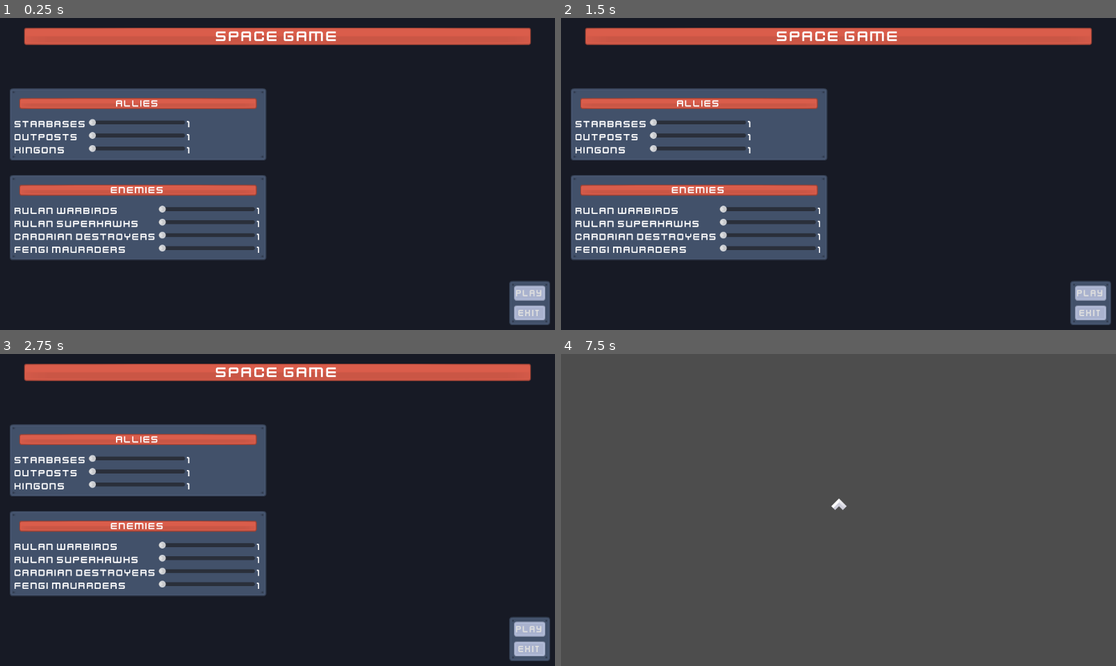
Above: before the commit, frames 1-4 (two rows, left to right).
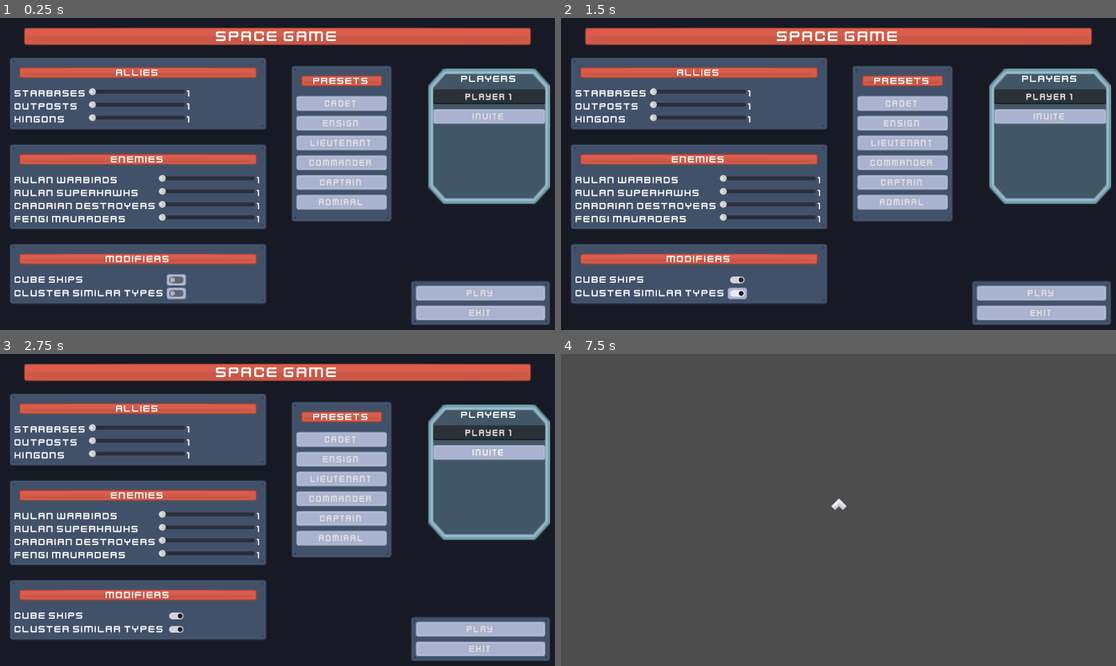
Above: after the commit, the same moments.

Repository: frameDoubt/space-game
Game: Godot game, scene res://Menu/menu.tscn
Two runs of this game, one before a commit and one after it. Both use one fixed random seed, a clock stepped at 60 frames per second and the inputs below.
Inputs (mouse positions are in pixels of both pictures, inside the frame that each line leads up to):
- Up to frame 1 (0.25 s): no input
- Up to frame 2 (1.5 s): click (738, 280) at 0.52 s; click (738, 292) at 1.27 s
- Up to frame 3 (2.75 s): click (488, 453) at 2 s, where only the run after the commit has a clickable "Invite"
- Up to frame 4 (7.5 s): click (905, 438) at 2.75 s, where only the run after the commit has a clickable "Cadet"; click (905, 460) at 3.5 s, where only the run after the commit has a clickable "Ensign"; click (905, 478) at 4.25 s, where only the run after the commit has a clickable "Lieutenant"; click (905, 497) at 5 s, where only the run after the commit has a clickable "Commander"; click (905, 519) at 5.75 s, where only the run after the commit has a clickable "Captain"; click (905, 538) at 6.5 s, where only the run after the commit has a clickable "Admiral"; click "Play" at 7.25 s

The runs differ from the first frame. In frame 1, 47% of the frame differs, in the area x 1-100%, y 12-99%; in frame 2, 47%; in frame 3, 47%; in frame 4, nothing differs.

Commit message:
Layout Complete
Completed prototype layout. Work on function and saving information from settings.

Diff:
--- a/Menu/menu.tscn
+++ b/Menu/menu.tscn
@@ -1,9 +1,10 @@
-[gd_scene load_steps=5 format=3 uid="uid://b3uitstltpu55"]
+[gd_scene load_steps=6 format=3 uid="uid://b3uitstltpu55"]
 
 [ext_resource type="Script" path="res://Menu/menu.gd" id="1_dv6wc"]
 [ext_resource type="Theme" uid="uid://bq33ra5ym6daa" path="res://Menu/menu_theme.tres" id="1_jnhiu"]
 [ext_resource type="Texture2D" uid="uid://cm4ne3afi52pl" path="res://Menu/UI_Sprites/squareWhite.png" id="3_woq01"]
 [ext_resource type="Texture2D" uid="uid://bjv12gok74n8p" path="res://Menu/UI_Sprites/metalPanel.png" id="4_ln66y"]
+[ext_resource type="Texture2D" uid="uid://dxwnv3ugdxrkl" path="res://Menu/UI_Sprites/glassPanel_corners.png" id="5_mu71x"]
 
 [node name="Menu" type="Control"]
 layout_mode = 3
@@ -56,8 +57,8 @@
 anchor_top = 1.0
 anchor_right = 1.0
 anchor_bottom = 1.0
-offset_left = -85.0
-offset_top = -92.0
+offset_left = -309.0
+offset_top = -112.0
 grow_horizontal = 0
 grow_vertical = 0
 
@@ -86,13 +87,12 @@
 
 [node name="SettingsMarginContainer" type="MarginContainer" parent="."]
 layout_mode = 1
-anchors_preset = 4
-anchor_top = 0.5
-anchor_bottom = 0.5
-offset_top = -10.0
-offset_right = 20.0
-offset_bottom = 10.0
-grow_vertical = 2
+anchors_preset = 2
+anchor_top = 1.0
+anchor_bottom = 1.0
+offset_top = -586.0
+offset_right = 573.0
+grow_vertical = 0
 
 [node name="VBoxContainer" type="VBoxContainer" parent="SettingsMarginContainer"]
 layout_mode = 2
@@ -266,5 +266,169 @@
 layout_mode = 2
 text = "1"
 
+[node name="EnemiesMarginContainer3" type="MarginContainer" parent="SettingsMarginContainer/VBoxContainer"]
+layout_mode = 2
+
+[node name="NinePatchRect" type="NinePatchRect" parent="SettingsMarginContainer/VBoxContainer/EnemiesMarginContainer3"]
+modulate = Color(0.309804, 0.364706, 0.458824, 1)
+layout_mode = 2
+texture = ExtResource("4_ln66y")
+patch_margin_left = 10
+patch_margin_top = 10
+patch_margin_right = 10
+patch_margin_bottom = 10
+
+[node name="MarginContainer" type="MarginContainer" parent="SettingsMarginContainer/VBoxContainer/EnemiesMarginContainer3"]
+layout_mode = 2
+
+[node name="VBoxContainer" type="VBoxContainer" parent="SettingsMarginContainer/VBoxContainer/EnemiesMarginContainer3/MarginContainer"]
+layout_mode = 2
+
+[node name="MarginContainer" type="MarginContainer" parent="SettingsMarginContainer/VBoxContainer/EnemiesMarginContainer3/MarginContainer/VBoxContainer"]
+layout_mode = 2
+
+[node name="NinePatchRect" type="NinePatchRect" parent="SettingsMarginContainer/VBoxContainer/EnemiesMarginContainer3/MarginContainer/VBoxContainer/MarginContainer"]
+modulate = Color(0.854902, 0.364706, 0.294118, 1)
+layout_mode = 2
+texture = ExtResource("3_woq01")
+patch_margin_left = 4
+patch_margin_top = 4
+patch_margin_right = 4
+patch_margin_bottom = 4
+
+[node name="Label" type="Label" parent="SettingsMarginContainer/VBoxContainer/EnemiesMarginContainer3/MarginContainer/VBoxContainer/MarginContainer"]
+layout_mode = 2
+text = "Modifiers"
+horizontal_alignment = 1
+
+[node name="GridContainer" type="GridContainer" parent="SettingsMarginContainer/VBoxContainer/EnemiesMarginContainer3/MarginContainer/VBoxContainer"]
+layout_mode = 2
+columns = 2
+
+[node name="Label" type="Label" parent="SettingsMarginContainer/VBoxContainer/EnemiesMarginContainer3/MarginContainer/VBoxContainer/GridContainer"]
+layout_mode = 2
+text = "Cube Ships"
+
+[node name="CheckButton" type="CheckButton" parent="SettingsMarginContainer/VBoxContainer/EnemiesMarginContainer3/MarginContainer/VBoxContainer/GridContainer"]
+layout_mode = 2
+
+[node name="Label2" type="Label" parent="SettingsMarginContainer/VBoxContainer/EnemiesMarginContainer3/MarginContainer/VBoxContainer/GridContainer"]
+layout_mode = 2
+text = "Cluster Similar Types"
+
+[node name="CheckButton2" type="CheckButton" parent="SettingsMarginContainer/VBoxContainer/EnemiesMarginContainer3/MarginContainer/VBoxContainer/GridContainer"]
+layout_mode = 2
+
+[node name="PlayersMarginContainer" type="MarginContainer" parent="."]
+layout_mode = 1
+anchors_preset = 6
+anchor_left = 1.0
+anchor_top = 0.5
+anchor_right = 1.0
+anchor_bottom = 0.5
+offset_left = -273.0
+offset_top = -229.0
+offset_bottom = 72.0
+grow_horizontal = 0
+grow_vertical = 2
+
+[node name="NinePatchRect" type="NinePatchRect" parent="PlayersMarginContainer"]
+layout_mode = 2
+texture = ExtResource("5_mu71x")
+
+[node name="MarginContainer" type="MarginContainer" parent="PlayersMarginContainer"]
+layout_mode = 2
+
+[node name="VBoxContainer" type="VBoxContainer" parent="PlayersMarginContainer/MarginContainer"]
+layout_mode = 2
+
+[node name="Label" type="Label" parent="PlayersMarginContainer/MarginContainer/VBoxContainer"]
+layout_mode = 2
+text = "Players"
+horizontal_alignment = 1
+
+[node name="LineEdit" type="LineEdit" parent="PlayersMarginContainer/MarginContainer/VBoxContainer"]
+layout_mode = 2
+text = "Player 1"
+placeholder_text = "Player Name"
+alignment = 1
+
+[node name="Button" type="Button" parent="PlayersMarginContainer/MarginContainer/VBoxContainer"]
+layout_mode = 2
+text = "Invite"
+
+[node name="PresetMarginContainer" type="MarginContainer" parent="."]
+layout_mode = 1
+anchors_preset = 8
+anchor_left = 0.5
+anchor_top = 0.5
+anchor_right = 0.5
+anchor_bottom = 0.5
+offset_left = 9.0
+offset_top = -245.0
+offset_right = 257.0
+offset_bottom = 119.0
+grow_horizontal = 2
+grow_vertical = 2
+
+[node name="AlliesMarginContainer" type="MarginContainer" parent="PresetMarginContainer"]
+layout_mode = 2
+
+[node name="NinePatchRect" type="NinePatchRect" parent="PresetMarginContainer/AlliesMarginContainer"]
+modulate = Color(0.309804, 0.364706, 0.458824, 1)
+layout_mode = 2
+texture = ExtResource("4_ln66y")
+patch_margin_left = 10
+patch_margin_top = 10
+patch_margin_right = 10
+patch_margin_bottom = 10
+
+[node name="MarginContainer" type="MarginContainer" parent="PresetMarginContainer/AlliesMarginContainer"]
+layout_mode = 2
+
+[node name="VBoxContainer" type="VBoxContainer" parent="PresetMarginContainer/AlliesMarginContainer/MarginContainer"]
+layout_mode = 2
+
+[node name="MarginContainer" type="MarginContainer" parent="PresetMarginContainer/AlliesMarginContainer/MarginContainer/VBoxContainer"]
+layout_mode = 2
+
+[node name="NinePatchRect" type="NinePatchRect" parent="PresetMarginContainer/AlliesMarginContainer/MarginContainer/VBoxContainer/MarginContainer"]
+modulate = Color(0.854902, 0.364706, 0.294118, 1)
+layout_mode = 2
+texture = ExtResource("3_woq01")
+patch_margin_left = 4
+patch_margin_top = 4
+patch_margin_right = 4
+patch_margin_bottom = 4
+
+[node name="Label" type="Label" parent="PresetMarginContainer/AlliesMarginContainer/MarginContainer/VBoxContainer/MarginContainer"]
+layout_mode = 2
+text = "Presets"
+horizontal_alignment = 1
+
+[node name="Button" type="Button" parent="PresetMarginContainer/AlliesMarginContainer/MarginContainer/VBoxContainer"]
+layout_mode = 2
+text = "Cadet"
+
+[node name="Button4" type="Button" parent="PresetMarginContainer/AlliesMarginContainer/MarginContainer/VBoxContainer"]
+layout_mode = 2
+text = "Ensign"
+
+[node name="Button5" type="Button" parent="PresetMarginContainer/AlliesMarginContainer/MarginContainer/VBoxContainer"]
+layout_mode = 2
+text = "Lieutenant"
+
+[node name="Button6" type="Button" parent="PresetMarginContainer/AlliesMarginContainer/MarginContainer/VBoxContainer"]
+layout_mode = 2
+text = "Commander"
+
+[node name="Button2" type="Button" parent="PresetMarginContainer/AlliesMarginContainer/MarginContainer/VBoxContainer"]
+layout_mode = 2
+text = "Captain"
+
+[node name="Button3" type="Button" parent="PresetMarginContainer/AlliesMarginContainer/MarginContainer/VBoxContainer"]
+layout_mode = 2
+text = "Admiral"
+
 [connection signal="pressed" from="ControlButtonMarginContainer/MarginContainer/VBoxContainer/PlayButton" to="." method="_on_play_button_pressed"]
 [connection signal="pressed" from="ControlButtonMarginContainer/MarginContainer/VBoxContainer/ExitButton" to="." method="_on_exit_button_pressed"]
